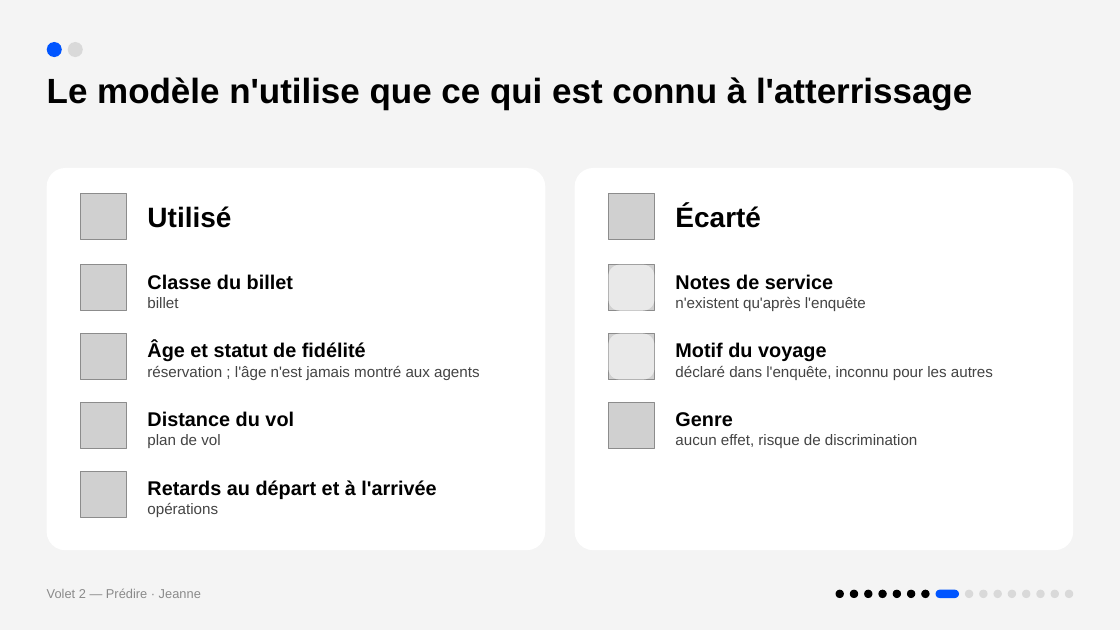
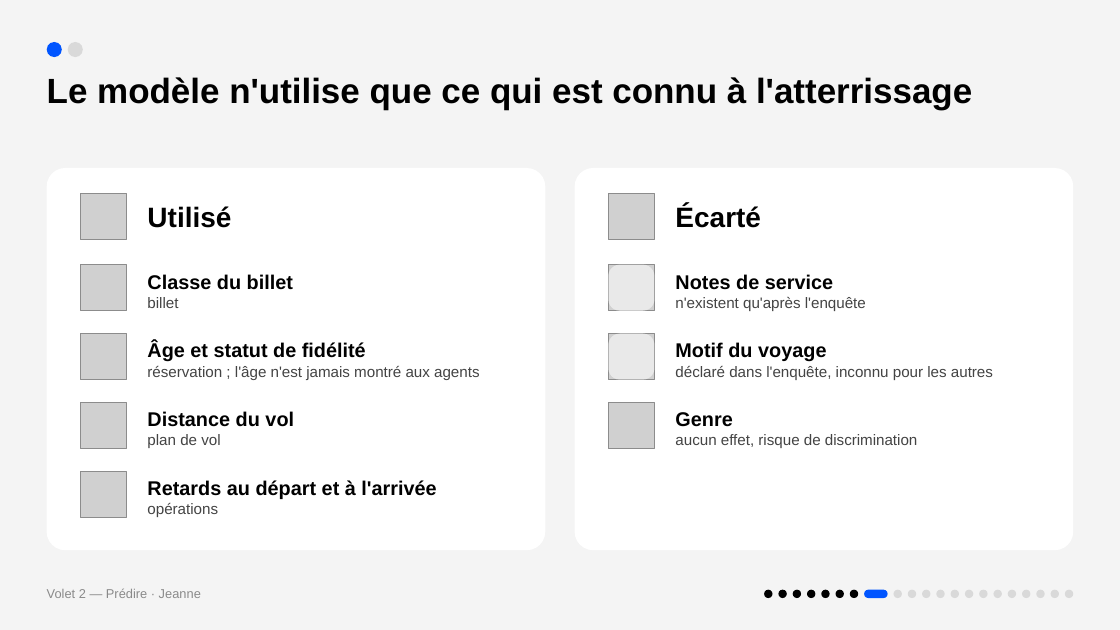
Before and after one commit to lea2110/Rush3, a slide deck: slide 8 of rapport/presentation_rush3.pptx. Drawn at 1120x630 pixels with LibreOffice and Linux fonts; fonts in the diff are those of the drawing; grey boxes stand for pictures. Boxes give left, top, right and bottom in pixels: in the first picture for what was removed or moved away, otherwise in the second. Text is boxed around its words. In the diff, an @@ line names an element or a change of style, - is before the commit and + after.

```diff
--- a/rapport/presentation_rush3.pptx
+++ b/rapport/presentation_rush3.pptx
@@ ellipse added at (765, 590, 773, 598), fill #000000 @@
@@ ellipse: place and size @@
-ellipse at (907, 590, 916, 598)
+ellipse at (779, 590, 787, 598)
@@ 3 ellipses, 1 rounded rectangle: place and size @@
-3 ellipses, 1 rounded rectangle at (865, 590, 960, 598)
+3 ellipses, 1 rounded rectangle at (793, 590, 888, 598)
@@ ellipse added at (894, 590, 902, 598), fill #D9D9D9 @@
@@ ellipse added at (908, 590, 917, 598), fill #D9D9D9 @@
@@ ellipse at (923, 590, 931, 598): fill #000000 to #D9D9D9 @@
@@ ellipse added at (937, 590, 945, 598), fill #D9D9D9 @@
@@ ellipse added at (951, 590, 960, 598), fill #D9D9D9 @@
```
Also in this commit, not shown: 15 other slides changed, 5 slides added, 1 other file.
